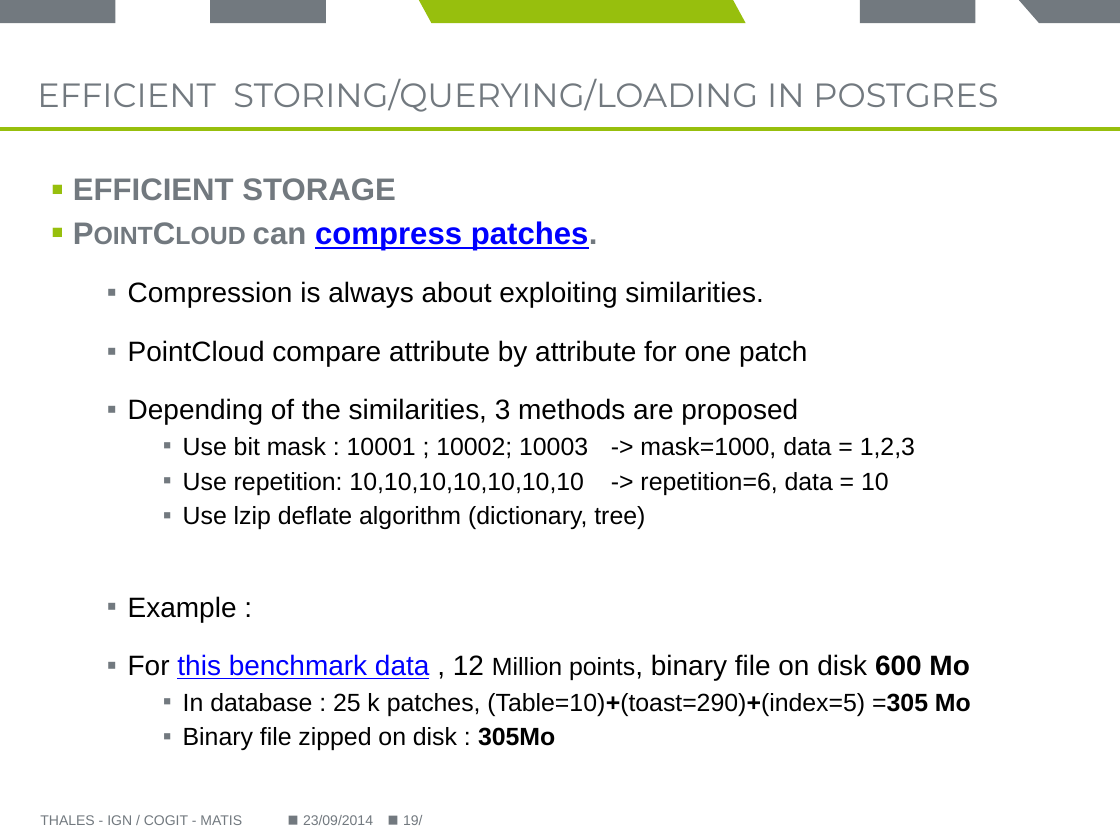
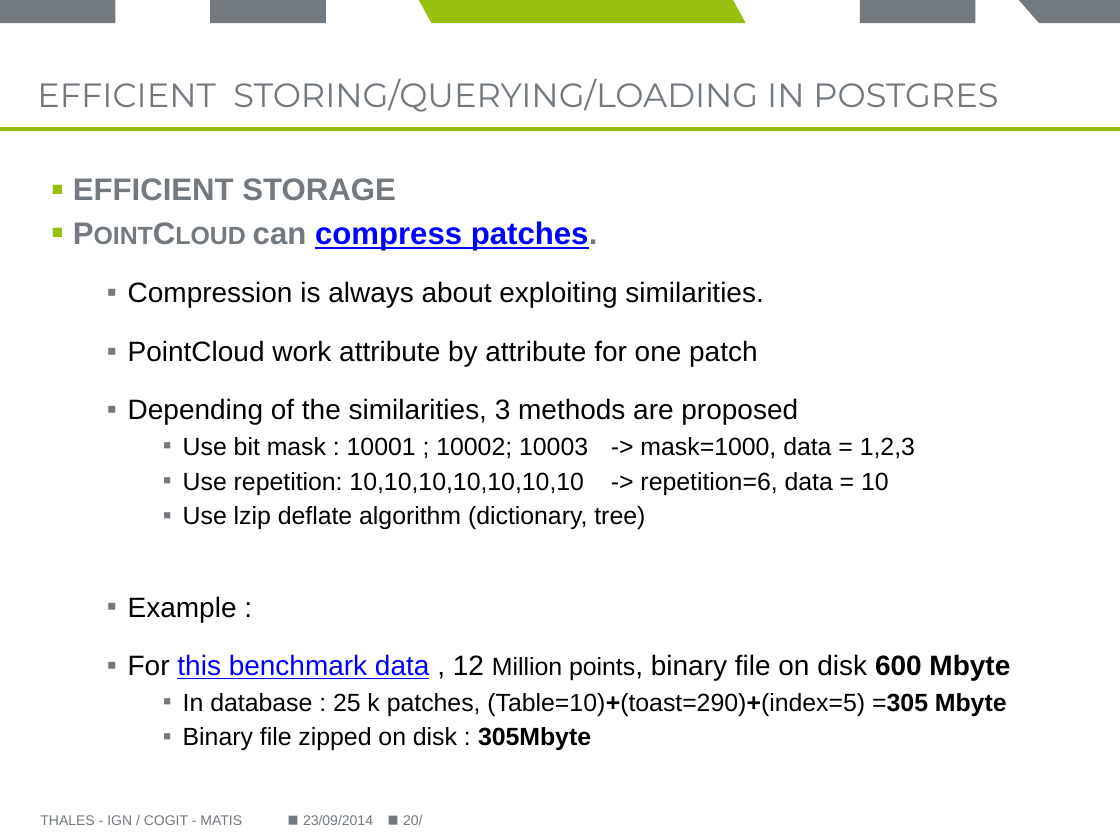
Before and after one commit to Remi-C/Postgres_Day_2014_10_RemiC, a slide deck: slide 20 of presentation/presentation_RCura.pptx (slide 19 before the commit). Drawn at 1120x840 pixels with LibreOffice and Linux fonts; fonts in the diff are those of the drawing; background and template pictures are left out. Boxes give left, top, right and bottom in pixels: in the first picture for what was removed or moved away, otherwise in the second. Text is boxed around its words. In the diff, an @@ line names an element or a change of style, - is before the commit and + after.

```diff
--- a/presentation/presentation_RCura.pptx
+++ b/presentation/presentation_RCura.pptx
@@ text at box(128, 340, 757, 366): text changed @@
-  ▪ PointCloud compare attribute by attribute for one patch
+  ▪ PointCloud work attribute by attribute for one patch
@@ text at box(128, 654, 1010, 750): text changed @@
-  ▪ For this benchmark data , 12 Million points, binary file on disk 600 Mo
-    ▪ In database : 25 k patches, (Table=10)+(toast=290)+(index=5) =305 Mo
-    ▪ Binary file zipped on disk : 305Mo
+  ▪ For this benchmark data , 12 Million points, binary file on disk 600 Mbyte
+    ▪ In database : 25 k patches, (Table=10)+(toast=290)+(index=5) =305 Mbyte
+    ▪ Binary file zipped on disk : 305Mbyte
@@ page number at box(403, 815, 422, 825): text changed @@
-19/
+20/
```
Also in this commit, not shown: 7 other slides changed, 2 slides added.
